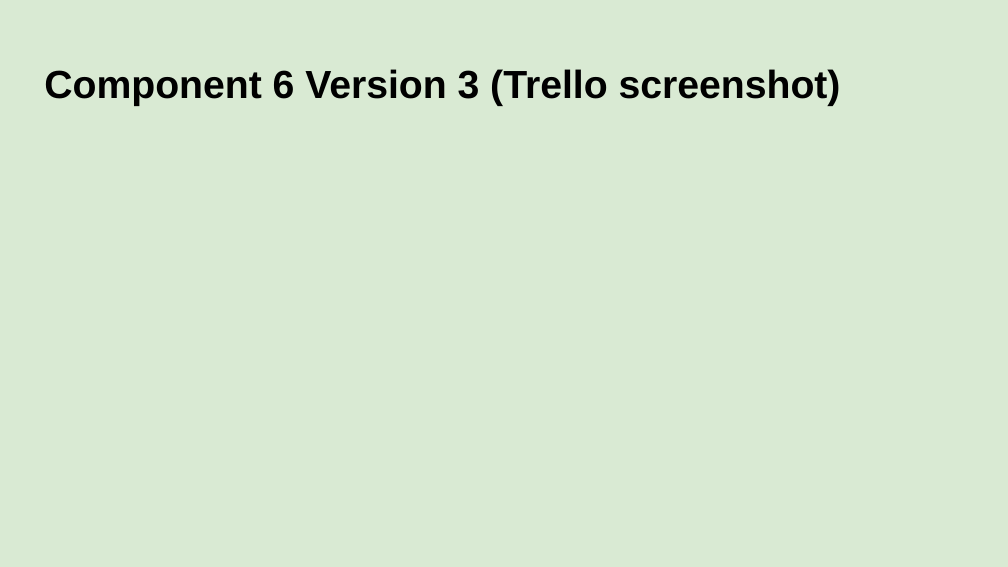
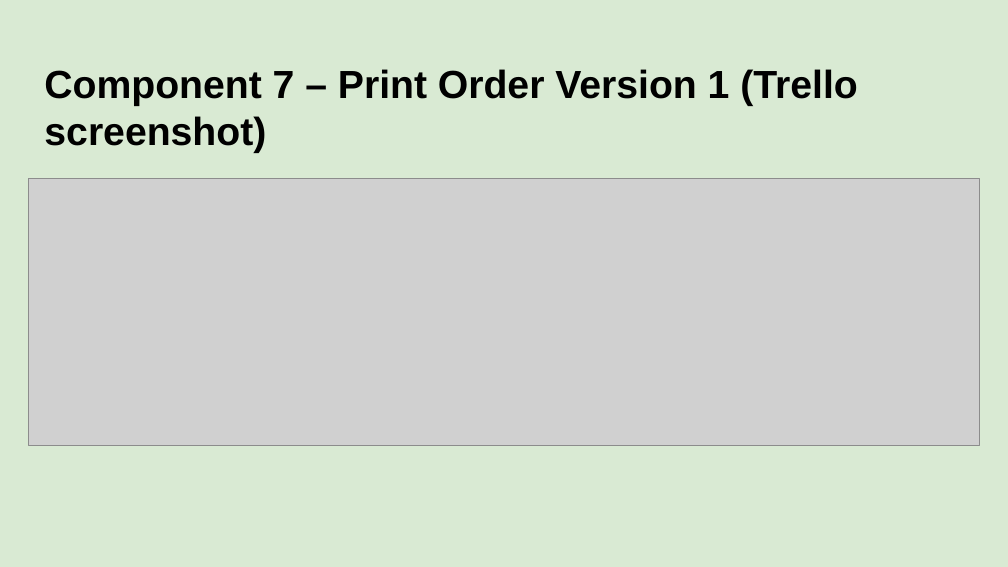
Before and after one commit to danettp/ds_nuts_bot, a slide deck: slide 54 of Danett Pepito - 000_91896 _ 91897 Documentation - 2150400 (Git).pptx. Drawn at 1008x567 pixels with LibreOffice and Linux fonts; fonts in the diff are those of the drawing; grey boxes stand for pictures; background and template pictures are left out. Boxes give left, top, right and bottom in pixels: in the first picture for what was removed or moved away, otherwise in the second. Text is boxed around its words. In the diff, an @@ line names an element or a change of style, - is before the commit and + after.

```diff
--- a/Danett Pepito - 000_91896 _ 91897 Documentation - 2150400 (Git).pptx
+++ b/Danett Pepito - 000_91896 _ 91897 Documentation - 2150400 (Git).pptx
@@ title at [44,69,857,153]: text changed @@
-Component 6 Version 3 (Trello screenshot)
+Component 7 – Print Order Version 1 (Trello screenshot)
@@ picture added at [28,178,979,446] @@
```
Also in this commit, not shown: 1 other slide changed, 3 slides added, 1 slide removed, 1 other file.
